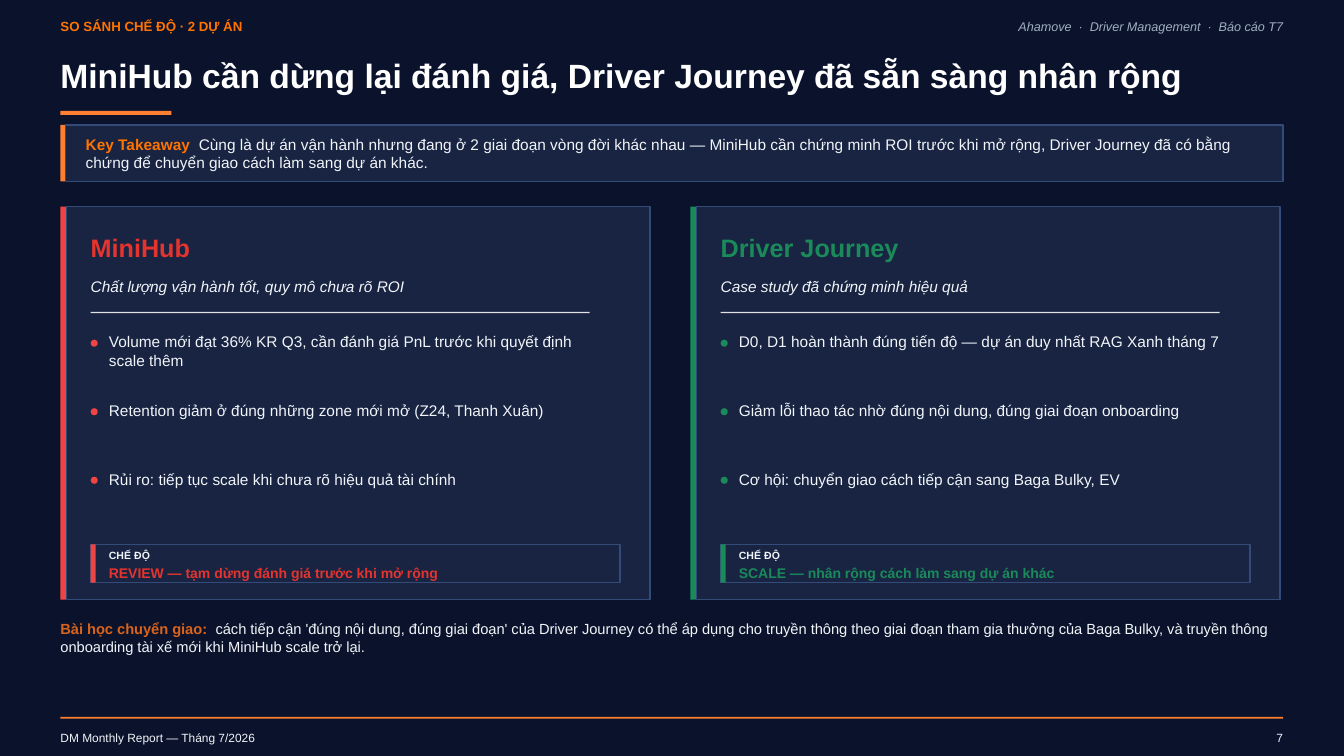
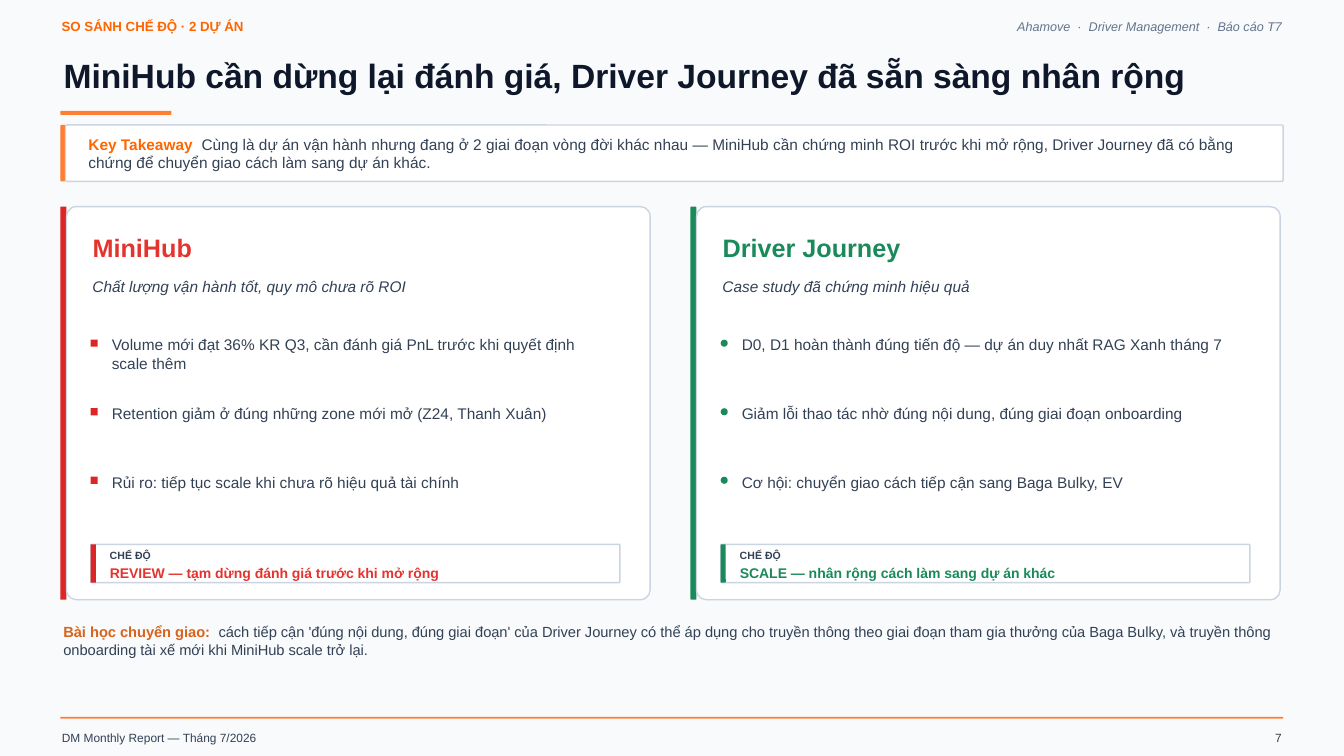
Before and after one commit to Khanhsnef/pulucowork, a slide deck: slide 8 of Data sources/BaoCao_ThangDM_T7_Core_v7_1.pptx. Drawn at 1344x756 pixels with LibreOffice and Linux fonts; fonts in the diff are those of the drawing. Boxes give left, top, right and bottom in pixels: in the first picture for what was removed or moved away, otherwise in the second. Text is boxed around its words. In the diff, an @@ line names an element or a change of style, - is before the commit and + after.

```diff
--- a/Data sources/BaoCao_ThangDM_T7_Core_v7_1.pptx
+++ b/Data sources/BaoCao_ThangDM_T7_Core_v7_1.pptx
@@ background #0B132C to #F8FAFC @@
@@ text "SO SÁNH CHẾ ĐỘ · ..." at (62,20,243,34): text colour #FF7300 to #FF6600 @@
@@ text "Ahamove · Driver Management · ..." at (1017,21,1282,34): text colour #A0AEC0 to #64748B @@
@@ text "MiniHub cần dừng lại đánh ..." at (64,61,1185,95): text colour #FFFFFF to #0F172A @@
@@ rounded rectangle "Key Takeaway Cùng là dự ...": place and size @@
-rounded rectangle "Key Takeaway Cùng là dự ..." at (86,137,1230,171)
+rounded rectangle "Key Takeaway Cùng là dự ..." at (86,125,1255,181)
@@ rounded rectangle "Key Takeaway Cùng là dự ..." at (86,125,1255,181): text colour #FF7300 to #FF6600 in "Key Takeaway"; text colour #F1F5F9 to #334155 @@
@@ rounded rectangle at (60,207,67,600): rectangle to rounded rectangle; fill #EF4444 to #DC2626 @@
@@ line removed from (91, 313) to (590, 313) @@
@@ line removed from (721, 313) to (1220, 313) @@
@@ ellipse to rounded rectangle; fill #EF4444 to #DC2626 in 3 elements at (91,340,98,347), (91,408,98,415), (91,477,98,484) @@
@@ rounded rectangle at (91,544,96,583): rectangle to rounded rectangle; fill #EF4444 to #DC2626 @@
@@ rectangle to rounded rectangle in 4 elements at (60,111,171,115), (60,125,66,181), (691,207,697,600), (721,544,726,583) @@
@@ rectangle to rounded rectangle; fill #182442 to #FFFFFF; outline #324B78 1 pt to #CBD5E1 1 pt in 5 elements at (66,125,1284,181), (67,207,650,600), (91,544,620,583), (697,207,1280,600), (721,544,1250,583) @@
@@ text colour #F1F5F9 to #334155 in 13 elements at (92,280,405,295), (112,338,575,369), (112,407,546,422), (112,476,459,491), (110,551,151,561), (722,280,970,295), (742,338,1222,353), (742,407,1182,422), (742,475,1123,491), (740,551,781,561), (63,625,1271,658), (62,733,256,745), (1275,734,1282,742) @@
```
Also in this commit, not shown: 10 other slides changed, 28 other files.
